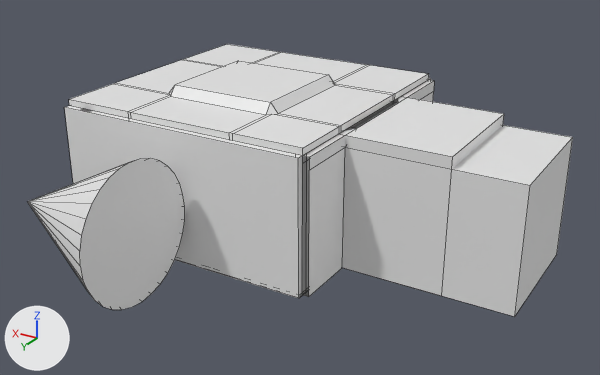
Before and after pictures for a commit that changed the FBX model mayor-jubilee/Assets/Models/Office.fbx.
Rendered twice from a 50 mm camera at (-69.7, 103.4, 57.3) aimed at (-9.0, 2.2, 6.7). Every picture has the same lights, and +X, +Y and +Z are marked at lower left. Mesh edges are drawn as thin lines. Materials are left out; every surface is plain grey. Where no turn or scale is listed for an object, it has been applied to the vertices. Vertices at the same position are counted once.

In view in the first picture: 'Cone', 'Frame WOrk size', 'Roof', 'Wall', 'Wall.001'.
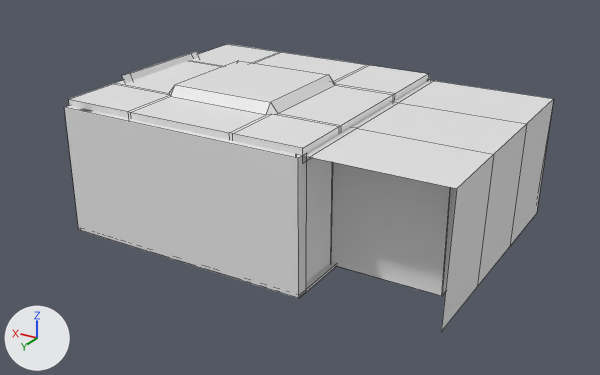
Boxes (x1, y1, x2, y2) around the edits, measured in the pictures (600 x 375 px; the box of a moved part takes in the faces that stretch with it):
'Wall.001', reshaped (7% narrower, 6% taller)
    before: (303, 80, 573, 316)
    after: (303, 80, 554, 331)
'Cone', deleted
    before: (28, 158, 185, 310)
'Frame WOrk size', deleted
    before: (302, 156, 309, 292)
'Plane.005', turned (not visible before)
    after: (122, 51, 199, 83)
part 1 of me_cube_003, moved or reshaped
    before: (303, 81, 573, 316)
    after: (306, 81, 554, 331)

The change, as a list of edits to the scene's bpy script:
```text
Change me_cube_003:
    used by ob_wall_001; location = (-20.0, 0.0, 10.0)
    remove me_cube_003.from_pydata(...)  # 36 vertices, 29 faces; spans x -26.1..1.0, y -20.0..20.0, z -10.0..10.0
    add me_cube_003.from_pydata(...)  # 64 vertices, 41 faces; spans x -20.3..7.8, y -20.1..20.3, z -10.0..10.0
    me_cube_003 part 1
    15 vertices are removed from x -26.1..1.0, y -9.4..10.6, z -10.0..10.0
    25 faces are deleted
    43 vertices are added at x -20.3..7.8, y -20.1..20.3, z -10.0..10.0
    37 new faces join them
Remove ob_cone:
    ob_cone = bpy.data.objects.new('Cone', me_cone)
    ob_cone.location = (8.0, 31.7, 9.4)
Change ob_plane_005:
    ob_plane_005.rotation_euler: (0.0, 0.96, 0.0) -> (-3.142, 1.047, 0.0)  # degrees (0, 55, 0) -> degrees (-180, 60, 0)
Remove ob_frame_work_size:
    ob_frame_work_size = bpy.data.objects.new('Frame WOrk size', me_cube_001)
    ob_frame_work_size.location = (0.0, 0.0, 10.0)
```
